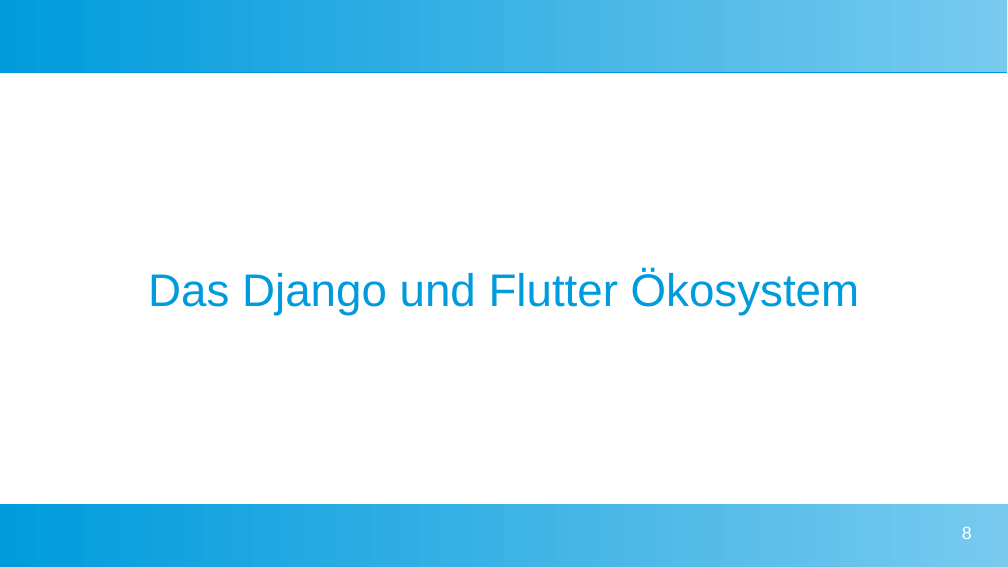
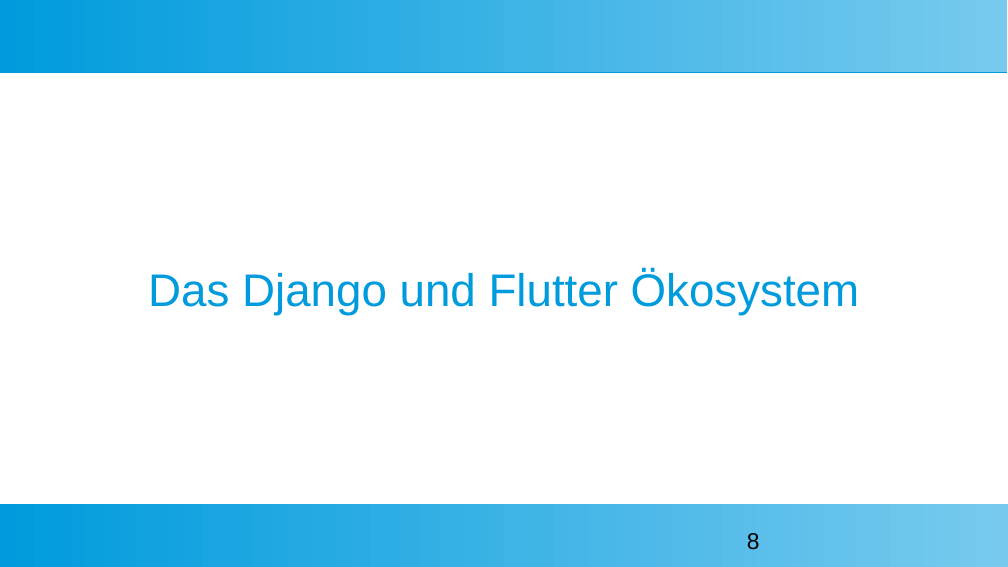
Before and after one commit to pygraz/django-flutter-example, a slide deck: slide 8 of enterPy Django meets Flutter.pptx. Drawn at 1008x567 pixels with LibreOffice and Linux fonts; fonts in the diff are those of the drawing; background and template pictures are left out. Boxes give left, top, right and bottom in pixels: in the first picture for what was removed or moved away, otherwise in the second. Text is boxed around its words. In the diff, an @@ line names an element or a change of style, - is before the commit and + after.

```diff
--- a/enterPy Django meets Flutter.pptx
+++ b/enterPy Django meets Flutter.pptx
@@ page number at (x1=747, y1=533, x2=760, y2=550): size 14 to 18 pt, text colour #FFFFFF to #000000; alignment right to left @@
```
Also in this commit, not shown: 16 other slides changed, 3 slides added, 1 slide removed.
